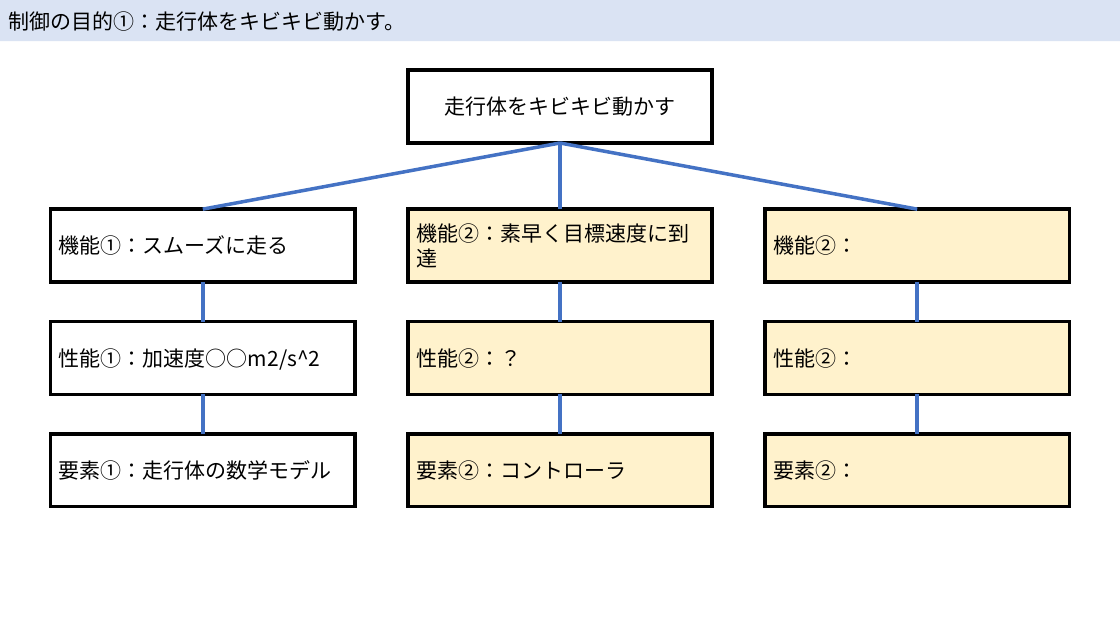
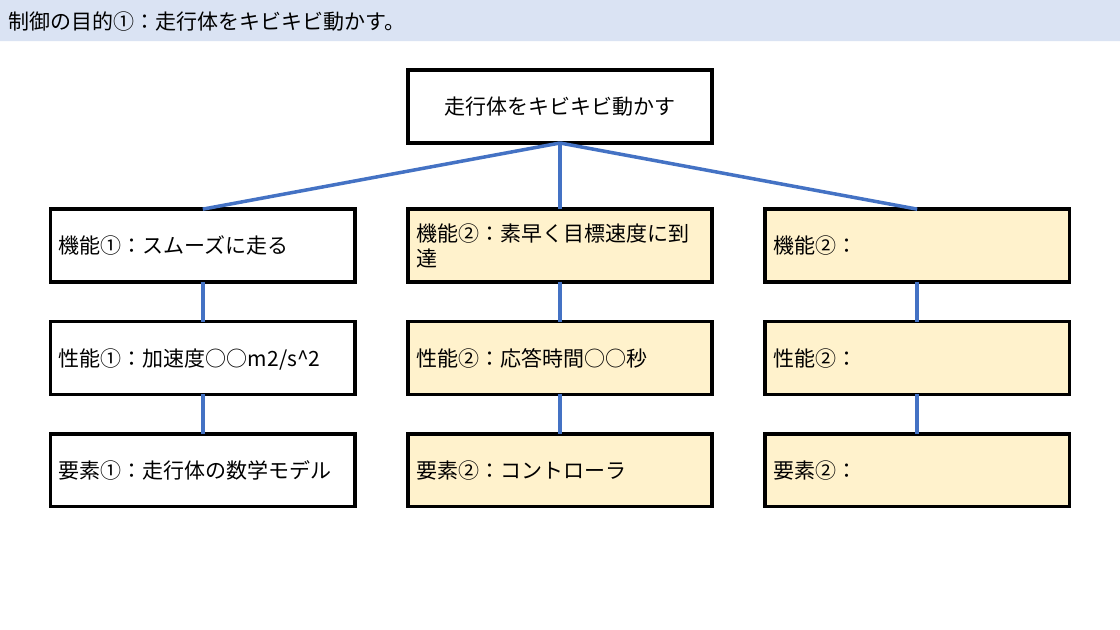
Before and after one commit to McRobo2019/ET_Robo_2019, a slide deck: slide 11 of Documents/hirojiren_設計ノート.pptx (slide 9 before the commit). Drawn at 1120x630 pixels with LibreOffice and Linux fonts; fonts in the diff are those of the drawing. Boxes give left, top, right and bottom in pixels: in the first picture for what was removed or moved away, otherwise in the second. Text is boxed around its words. In the diff, an @@ line names an element or a change of style, - is before the commit and + after.

```diff
--- a/Documents/hirojiren_設計ノート.pptx
+++ b/Documents/hirojiren_設計ノート.pptx
@@ text in rectangle at (416,348,647,368): text changed @@
-性能②：？
+性能②：応答時間○○秒
```
Also in this commit, not shown: 3 slides added, 1 slide removed.
